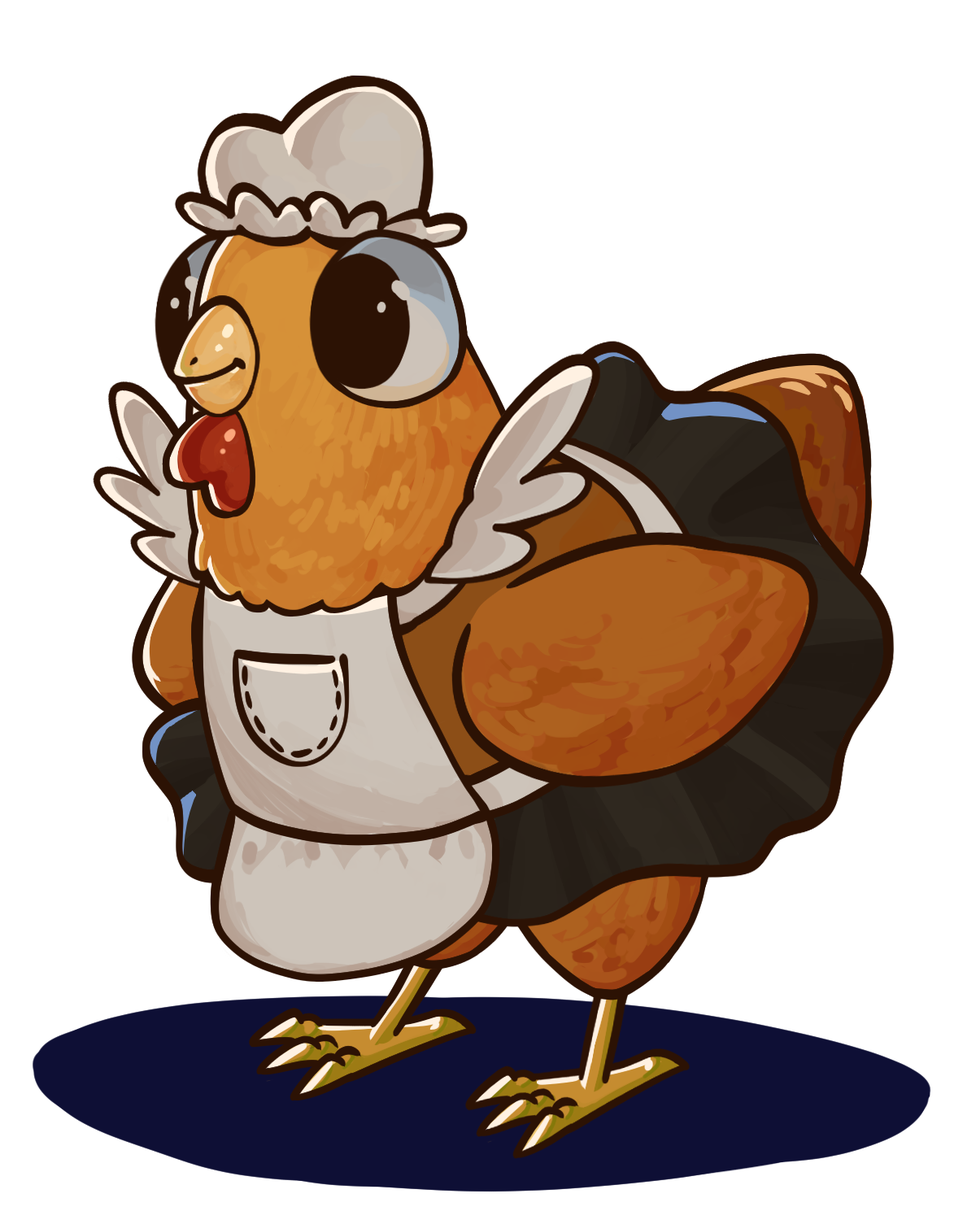
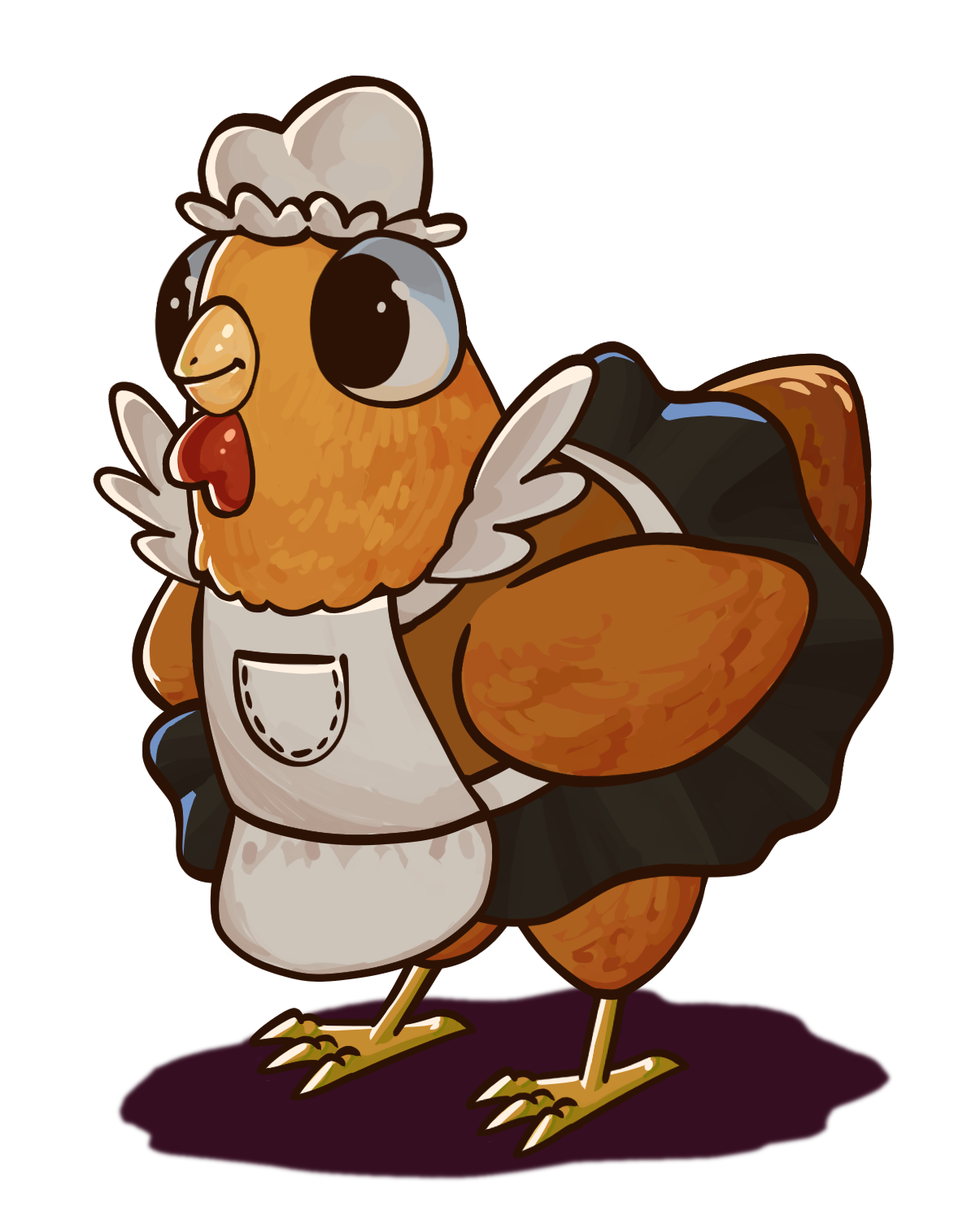
The second 976×1220 image is a revision of the first. Changes to its layers:
painted on "Layer 29" over [32, 985, 932, 1193]
